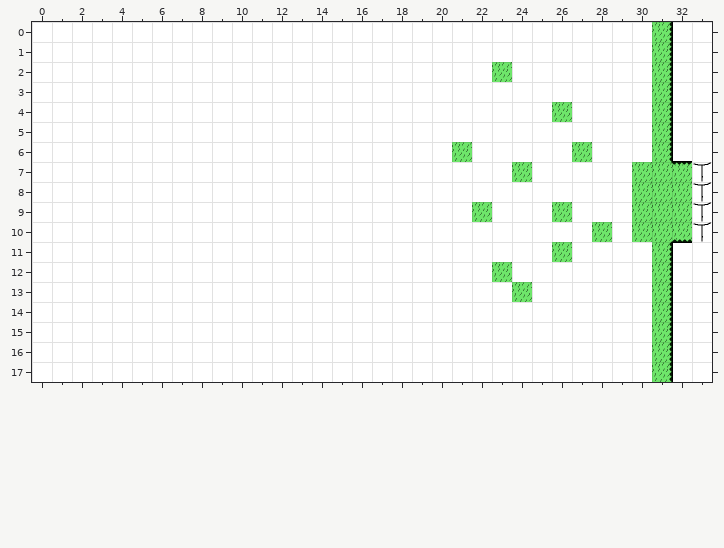
Tiled map -- Tiled_TownMap.tmx. The picture above was drawn from the file before the commit.
Cells are 40x40 px. Shown: x 0..33, y 0..17.
And afterwards:
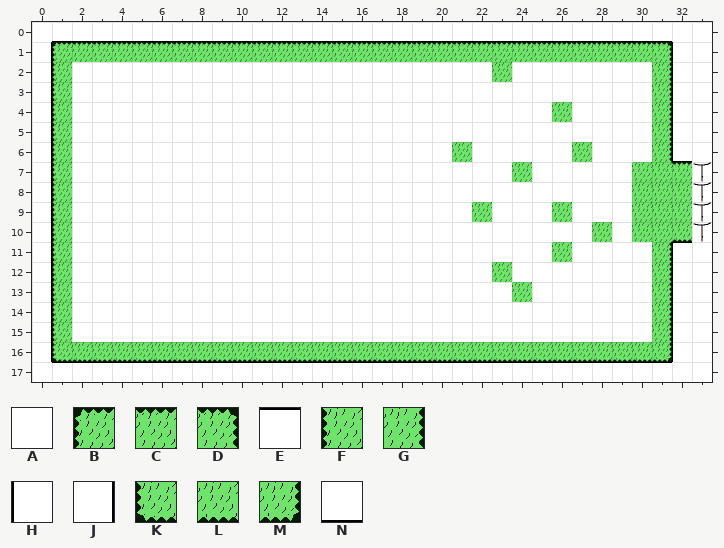
Key: from "Tiled_Tileset": A 2, B 5, C 6, D 7, E 9, F 20, G 22, H 23, J 25, K 35, L 36, M 37, N 39.
_ is an empty cell.
Diff:
{"where": "layer \"Tile Layer 1\""}
{"y":0,"x":1,"old":"AAAAAAAAAAAAAAAAAAAAAAAAAAAAAAGH","new":"NNNNNNNNNNNNNNNNNNNNNNNNNNNNNNNA"}
{"y":1,"x":0,"old":"AAAAAAAAAAAAAAAAAAAAAAAAAAAAAAAG","new":"JBCCCCCCCCCCCCCCCCCCCCCCCCCCCCCD"}
{"y":2,"x":0,"old":"AA","new":"JF"}
{"y":3,"x":0,"old":"AA","new":"JF"}
{"y":4,"x":0,"old":"AA","new":"JF"}
{"y":5,"x":0,"old":"AA","new":"JF"}
{"y":6,"x":0,"old":"AA","new":"JF"}
{"y":7,"x":0,"old":"AA","new":"JF"}
{"y":8,"x":0,"old":"AA","new":"JF"}
{"y":9,"x":0,"old":"AA","new":"JF"}
{"y":10,"x":0,"old":"AA","new":"JF"}
{"y":11,"x":0,"old":"AA","new":"JF"}
{"y":12,"x":0,"old":"AA","new":"JF"}
{"y":13,"x":0,"old":"AA","new":"JF"}
{"y":14,"x":0,"old":"AA","new":"JF"}
{"y":15,"x":0,"old":"AA","new":"JF"}
{"y":16,"x":0,"old":"AAAAAAAAAAAAAAAAAAAAAAAAAAAAAAAG","new":"JKLLLLLLLLLLLLLLLLLLLLLLLLLLLLLM"}
{"y":17,"x":1,"old":"AAAAAAAAAAAAAAAAAAAAAAAAAAAAAAGH","new":"EEEEEEEEEEEEEEEEEEEEEEEEEEEEEEEA"}
{"label":"changed","picture_box":[51,22,673,382]}
